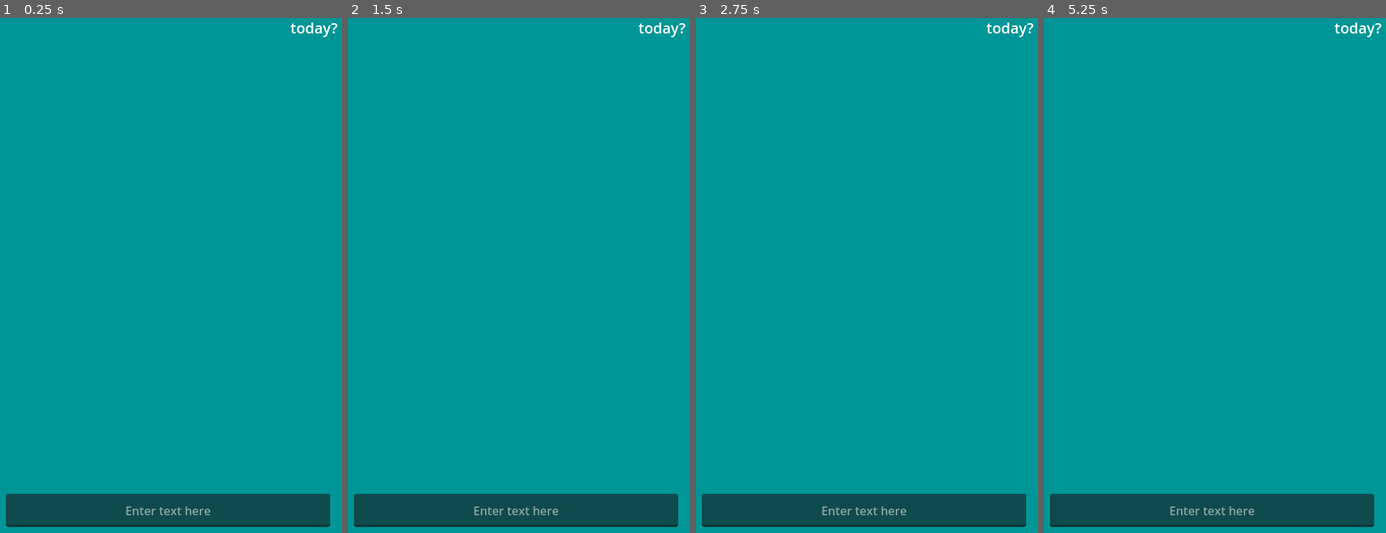
Above: before the commit, frames 1-4 (left to right).
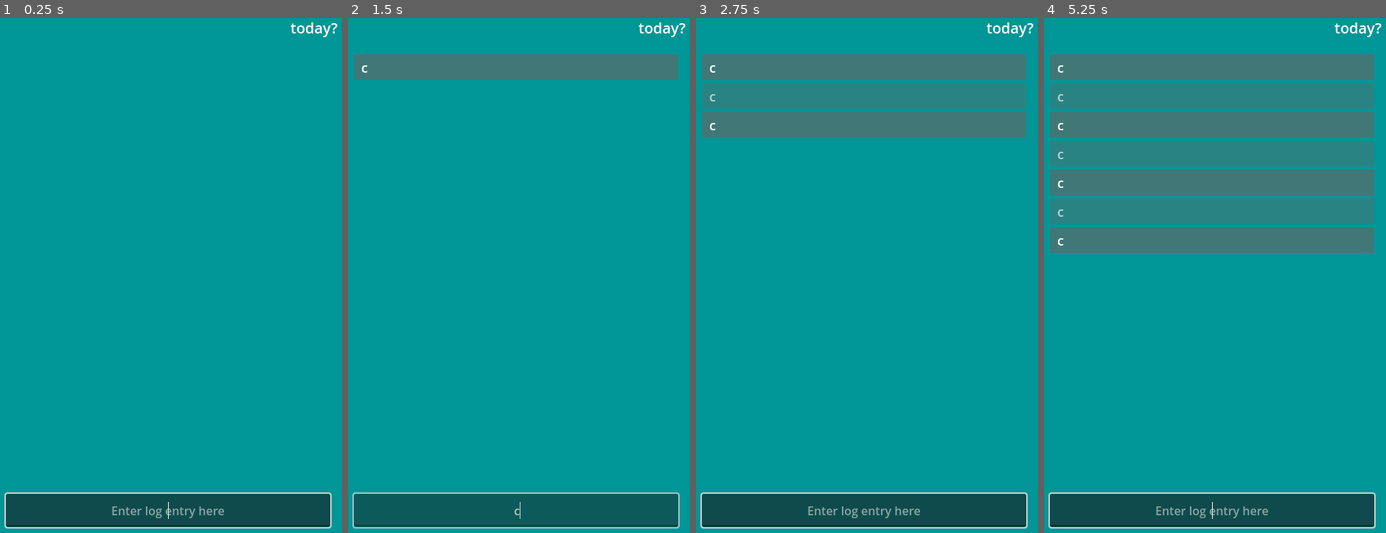
Above: after the commit, the same moments.

Repository: sandorex/timelogger
Game: Godot game, scene res://scenes/ui/view_collection.tscn
The game is run twice, just before and just after one commit, with the same random seed, the same clock (stepped at 60 frames per second) and the same inputs. Before the commit the project starts from res://scenes/ui/home.tscn.
Inputs (mouse positions are in pixels of both pictures, inside the frame that each line leads up to):
- Up to frame 1 (0.25 s): no input
- Up to frame 2 (1.5 s): tap Enter (enter) at 0.5, 0.6 s; move the mouse to (594, 249) at 0.52 s; hold C 0.53-1.28 s; click (594, 249) at 0.67 s; tap Space at 1.25 s; move the mouse to (443, 301) at 1.27 s; tap C at 1.35 s; click (443, 301) at 1.42 s
- Up to frame 3 (2.75 s): tap Enter (enter) at 1.55, 2, 2.1 s; move the mouse to (897, 157) at 2.02 s; hold C from 2.03 s (still down); click (897, 157) at 2.17 s
- Up to frame 4 (5.25 s): tap Space at 2.75, 4.25 s; move the mouse to (1194, 383) at 2.77 s; release C at 2.78 s; tap C at 2.85, 4.35 s; click (1194, 383) at 2.92 s; tap Enter (enter) at 3.05, 3.5, 3.6, 4.55, 5.1 s; move the mouse to (1317, 357) at 3.52 s; hold C 3.53-4.28 s; click (1317, 357) at 3.67 s; move the mouse to (1105, 198) at 4.27 s; click (1105, 198) at 4.42 s; move the mouse to (1228, 275) at 5.02 s; hold C from 5.03 s (still down); click (1228, 275) at 5.17 s

The runs differ from the first frame. In frame 1, 0.9% of the frame differs, in the area x 1-97%, y 92-100%; in frame 2, 5.6%; in frame 3, 15%; in frame 4, 34%, in the area x 1-97%, y 7-100%.

Commit message:
Cleanup mostly

Diff:
--- a/autoload/data_manager.gd
+++ /dev/null
@@ -1,56 +0,0 @@
-extends Node
-
-
-
-#var timelog: Timelog = Timelog.new()
-
-#func read_data():
-	#pass
-
-#func save_data():
-	#var file: FileAccess = FileAccess.open(FILE_PATH, FileAccess.WRITE)
-	#file.store_var(self.days, true)
-	#var json_string := JSON.stringify(self.days, "\t")
-	#var json_string := self.data_store.to_json()
-	#print("got: ", json_string)
-	#file.store_string(json_string)
-
-#func load_all_data() -> Dictionary:
-	#if not FileAccess.file_exists(self.DATA_SAVE_PATH):
-		#return {}
-	#
-	#var save_file = FileAccess.open(self.DATA_SAVE_PATH, FileAccess.READ)
-	#if not save_file:
-		#return {}
-	#
-	#var raw_json = save_file.get_as_text()
-	#if not raw_json:
-		#return {}
-#
-	#var data = JSON.parse_string(raw_json)
-	#if not data:
-		#return {}
-#
-	#if not is_instance_of(data, TYPE_DICTIONARY):
-		#return {}
-#
-	#return data
-#
-### Overwrites key in data with value
-#func save_data(key: String, value: Variant):
-	#var current_data = self.load_all_data()
-	#var save_file: FileAccess = FileAccess.open(self.DATA_SAVE_PATH, FileAccess.WRITE)
-	#current_data[key] = value
-	#var json_string = JSON.stringify(current_data)
-	#
-	#save_file.seek(0)
-	#save_file.store_string(json_string)
-#
-### Returns key in data or default_value if non-existant
-#func load_data(key: String, default_value: Variant = null) -> Variant:
-	#var data = self.load_all_data()
-	#if not data:
-		## this may mask internal error
-		#return default_value
-	#
-	#return data.get(key, default_value)
--- /dev/null
+++ b/autoload/globals.gd
@@ -0,0 +1,6 @@
+extends Node
+
+var log_calendar: LogCalendar
+
+func _init() -> void:
+	self.log_calendar = LogCalendar.try_to_load_saved()
--- a/classes/datetime.gd
+++ b/classes/datetime.gd
@@ -1,11 +1,5 @@
 extends RefCounted
 class_name DateTime
-
-#static func _pad_time(num: int) -> String:
-	#if num <= 9:
-		#return "0" + str(num)
-	#else:
-		#return str(num)
 
 static func humanize_time(time: int, show_seconds := false) -> String:
 	var date_dict = Time.get_datetime_dict_from_unix_time(time)
@@ -21,6 +15,4 @@
 	if show_seconds and date_dict.second > 0:
 		output += str(date_dict.second) + "s"
 
-	# NOTE: seconds are omitted as they are useless anyway
-
 	return output.rstrip(" ")
--- a/classes/log_calendar.gd
+++ b/classes/log_calendar.gd
@@ -26,6 +26,7 @@
 func save() -> void:
 	var file: FileAccess = FileAccess.open(FILE_SAVE_PATH, FileAccess.WRITE)
 	self.save_to_file(file)
+	print("saving calendar..")
 
 static func try_to_load_saved() -> LogCalendar:
 	if FileAccess.file_exists(FILE_SAVE_PATH):
--- a/project.godot
+++ b/project.godot
@@ -11,9 +11,14 @@
 [application]
 
 config/name="timelogger"
-run/main_scene="res://scenes/ui/home.tscn"
+run/main_scene="res://scenes/ui/view_collection.tscn"
+config/quit_on_go_back=false
 config/features=PackedStringArray("4.2", "GL Compatibility")
 config/icon="res://icon.svg"
+
+[autoload]
+
+Globals="*res://autoload/globals.gd"
 
 [display]
 
@@ -34,6 +39,10 @@
 ]
 }
 
+[input_devices]
+
+pointing/emulate_mouse_from_touch=false
+
 [rendering]
 
 renderer/rendering_method="gl_compatibility"
--- a/scenes/ui/home.gd
+++ b/scenes/ui/view_collection.gd
@@ -5,26 +5,23 @@
 @onready var line_edit: LineEdit = %LineEdit
 @onready var container: VBoxContainer = $ScrollContainer/VBoxContainer
 
-# TODO move log calendar to a global autoloaded object as all scenes will use it
-var log_calendar := LogCalendar.try_to_load_saved()
 var today: LogCollection
 
-# TODO make sure to save often
 func _notification(what: int) -> void:
 	match what:
+		# TODO android back button
+
 		# do not waste resources when window is not focused
 		NOTIFICATION_WM_WINDOW_FOCUS_IN:
-			#print_debug("focus in")
 			get_tree().paused = false
 		NOTIFICATION_WM_WINDOW_FOCUS_OUT:
-			#print_debug("focus out")
 			get_tree().paused = true
 
 func _init() -> void:
-	self.today = self.log_calendar.get_last_collection()
+	self.today = Globals.log_calendar.get_last_collection()
 	if not self.today:
 		self.today = LogCollection.create_collection("today?")
-		self.log_calendar.log_collections.append(self.today)
+		Globals.log_calendar.log_collections.append(self.today)
 
 	self.today.log_entry_added.connect(self._on_log_added)
 
@@ -36,6 +33,9 @@
 		self.container.add_child(LogControl.create_from_log(log_entry))
 
 	self.refresh_screen()
+
+	# focus line edit
+	self.line_edit.grab_focus.call_deferred()
 
 func _on_log_added(new_log: LogEntry) -> void:
 	self.container.add_child(LogControl.create_from_log(new_log))
@@ -53,23 +53,28 @@
 func _process(_delta: float) -> void:
 	self.refresh_screen()
 
-# TODO touch double tap to push log entry
 func _input(event: InputEvent) -> void:
-	# allow pushing empty log with force-enter action
-	if event.is_action("force-enter") and event.is_pressed():
-		self.push_log()
-	elif event.is_action("enter") and event.is_pressed():
-		if self.line_edit.text:
-			self.push_log()
+	if event is InputEventScreenTouch:
+		# push log on double tap
+		if event.double_tap:
+			if self.line_edit.text:
+				self.push_log()
+	else:
+		if event.is_pressed():
+			# allow pushing empty log with force-enter action
+			if event.is_action("force-enter"):
+				self.push_log()
+			elif event.is_action("enter"):
+				if self.line_edit.text:
+					self.push_log()
 
 	if Input.is_key_pressed(KEY_C):
-		print("saved calendar")
-		self.log_calendar.save()
-		#self.timelog.save_timelog()
+		Globals.log_calendar.save()
 
 func push_log() -> void:
 	self.today.add(LogEntry.create_entry(self.line_edit.text))
 	self.line_edit.text = ""
+	Globals.log_calendar.save()
 
 func _on_line_edit_text_changed(new_text: String) -> void:
 	# highlight that the log is a break by making line edit transparent
--- a/scenes/ui/home.tscn
+++ b/scenes/ui/view_collection.tscn
@@ -1,15 +1,15 @@
 [gd_scene load_steps=2 format=3 uid="uid://b14lfx64ryd0i"]
 
-[ext_resource type="Script" path="res://scenes/ui/home.gd" id="1_us0s6"]
+[ext_resource type="Script" path="res://scenes/ui/view_collection.gd" id="1_oux0t"]
 
-[node name="Home" type="Control"]
+[node name="ViewCollection" type="Control"]
 layout_mode = 3
 anchors_preset = 15
 anchor_right = 1.0
 anchor_bottom = 1.0
 grow_horizontal = 2
 grow_vertical = 2
-script = ExtResource("1_us0s6")
+script = ExtResource("1_oux0t")
 
 [node name="ColorRect" type="ColorRect" parent="."]
 layout_mode = 1
@@ -57,7 +57,7 @@
 anchor_right = 1.0
 anchor_bottom = 1.0
 offset_left = 20.0
-offset_top = 100.0
+offset_top = 60.0
 offset_right = -20.0
 offset_bottom = -100.0
 grow_horizontal = 2
@@ -84,7 +84,7 @@
 grow_horizontal = 2
 grow_vertical = 0
 size_flags_horizontal = 3
-placeholder_text = "Enter text here"
+placeholder_text = "Enter log entry here"
 alignment = 1
 max_length = 40
 middle_mouse_paste_enabled = false
--- a/scenes/ui_element/log_control.gd
+++ b/scenes/ui_element/log_control.gd
@@ -25,4 +25,4 @@
 
 	# dim logs that are breaks
 	if self.type == LogEntry.Break:
-		self.modulate.a = 0.5
+		self.modulate.a = 0.65
